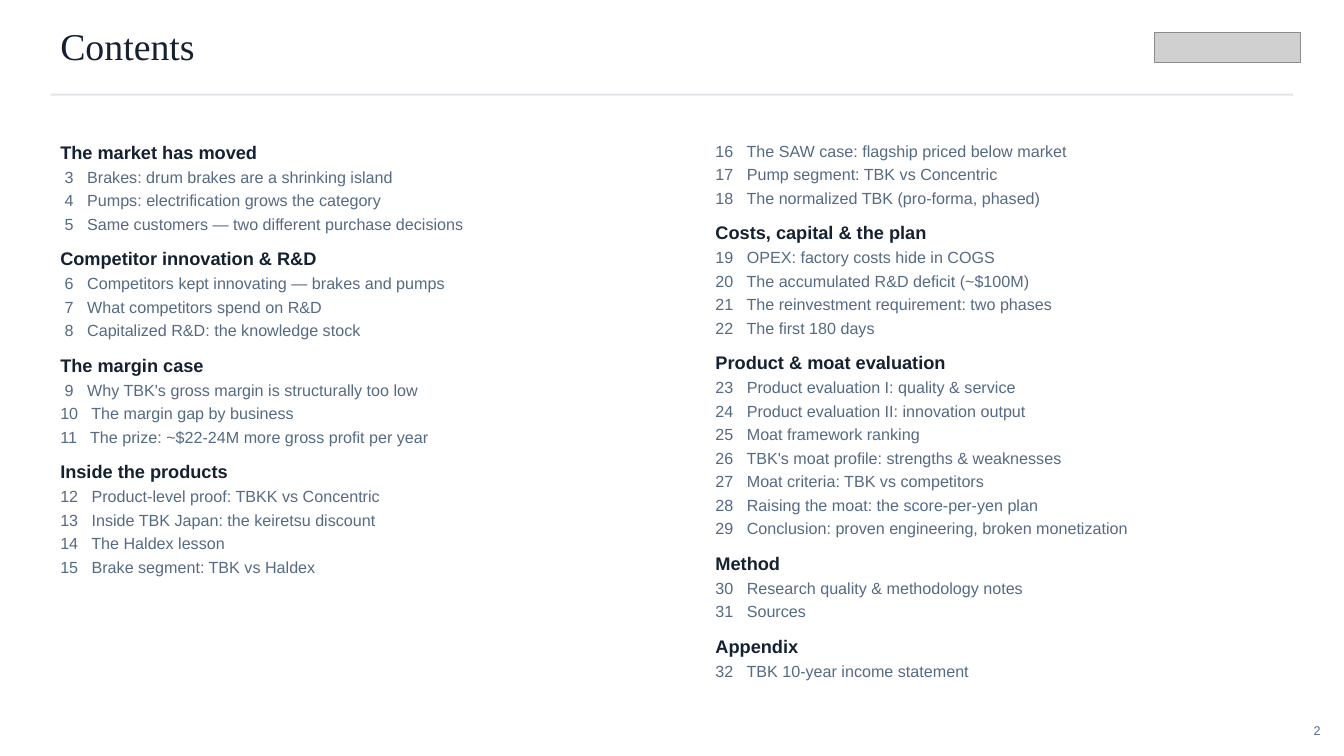
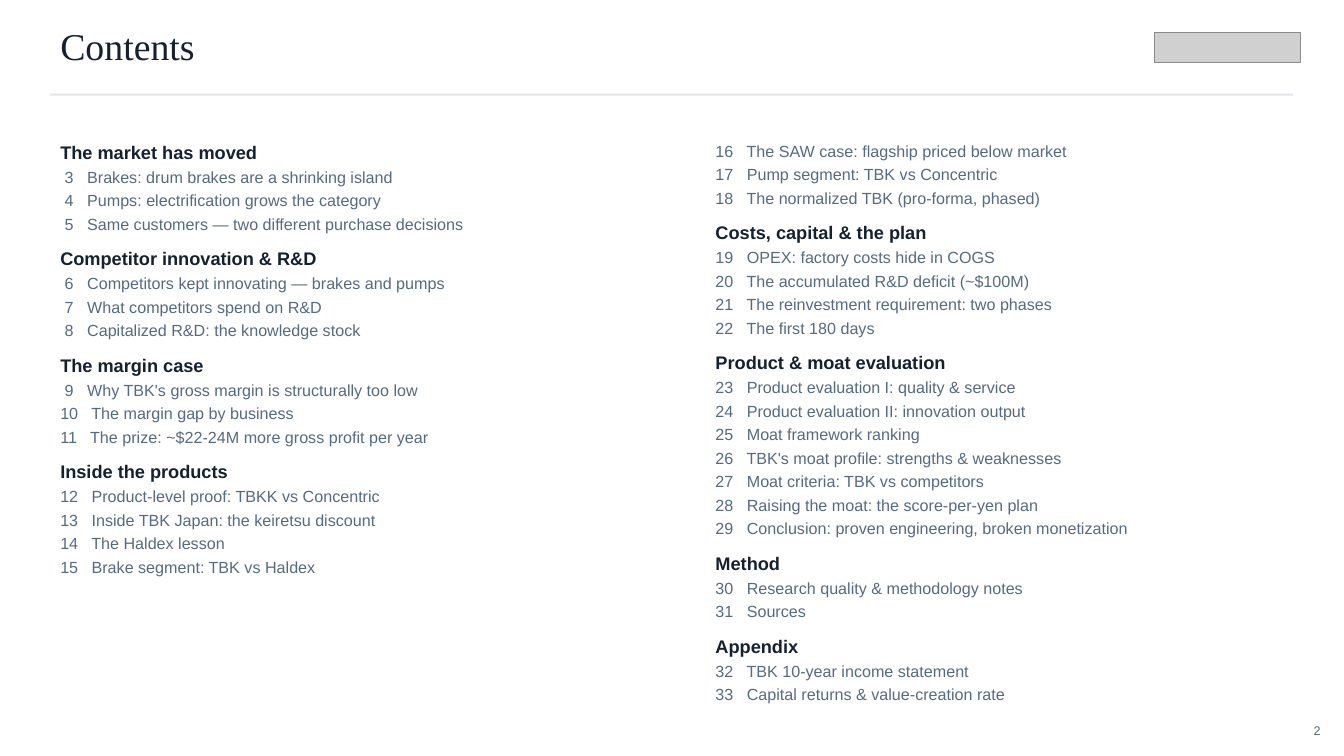
Before and after one commit to charette-lab/Claude, a slide deck: slide 2 of TBK_rd_gap_slides.pptx. Drawn at 1344x756 pixels with LibreOffice and Linux fonts; fonts in the diff are those of the drawing; grey boxes stand for pictures. Boxes give left, top, right and bottom in pixels: in the first picture for what was removed or moved away, otherwise in the second. Text is boxed around its words. In the diff, an @@ line names an element or a change of style, - is before the commit and + after.

```diff
--- a/TBK_rd_gap_slides.pptx
+++ b/TBK_rd_gap_slides.pptx
@@ text at (715,688,1005,704): paragraph added @@
+33 Capital returns & value-creation rate
```
Also in this commit, not shown: 1 slide added, 1 other file.
